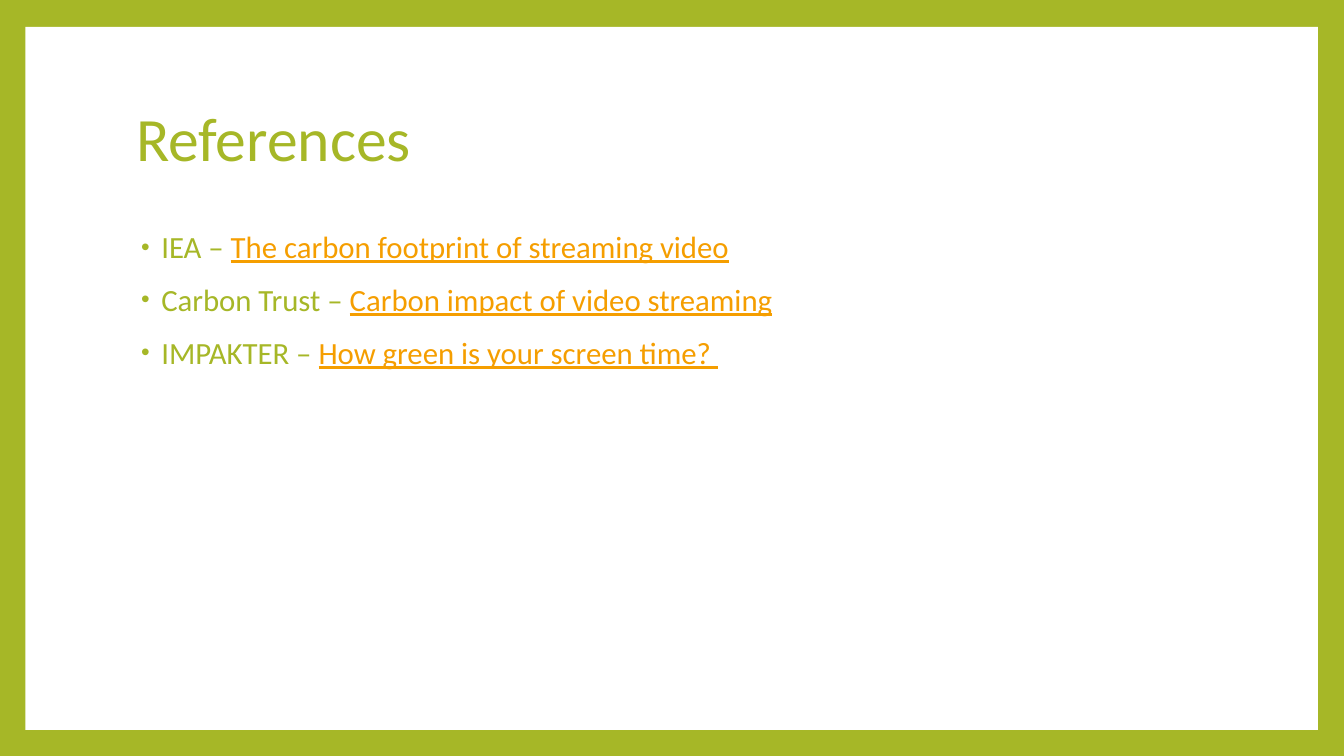
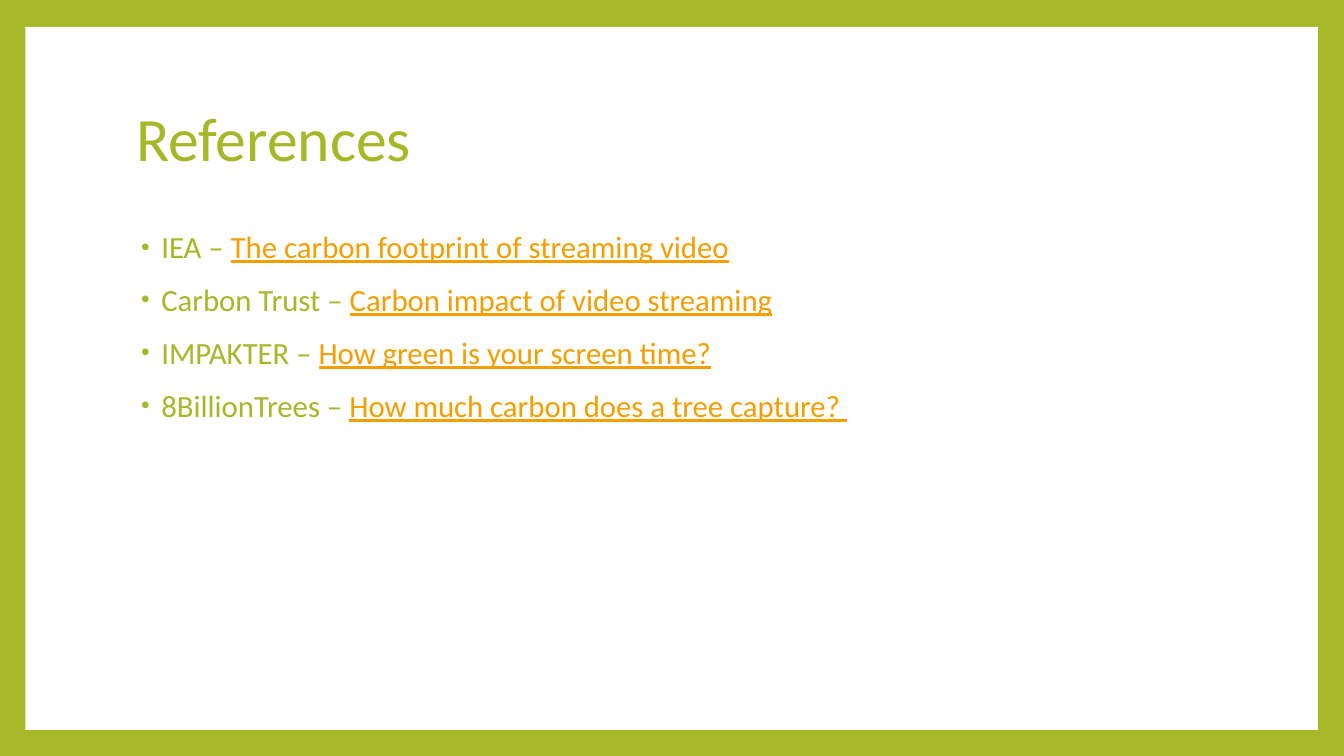
Before and after one commit to SamLee-dedeboy/GreenScreen, a slide deck: slide 8 of Green Screen.pptx. Drawn at 1344x756 pixels with LibreOffice and Linux fonts; fonts in the diff are those of the drawing. Boxes give left, top, right and bottom in pixels: in the first picture for what was removed or moved away, otherwise in the second. Text is boxed around its words. In the diff, an @@ line names an element or a change of style, - is before the commit and + after.

```diff
--- a/Green Screen.pptx
+++ b/Green Screen.pptx
@@ text at (161,395,840,422): paragraph added @@
+• 8BillionTrees – How much carbon does a tree capture?
```
Also in this commit, not shown: 3 other slides changed, 1 slide added, 1 slide removed, 2 other files.
